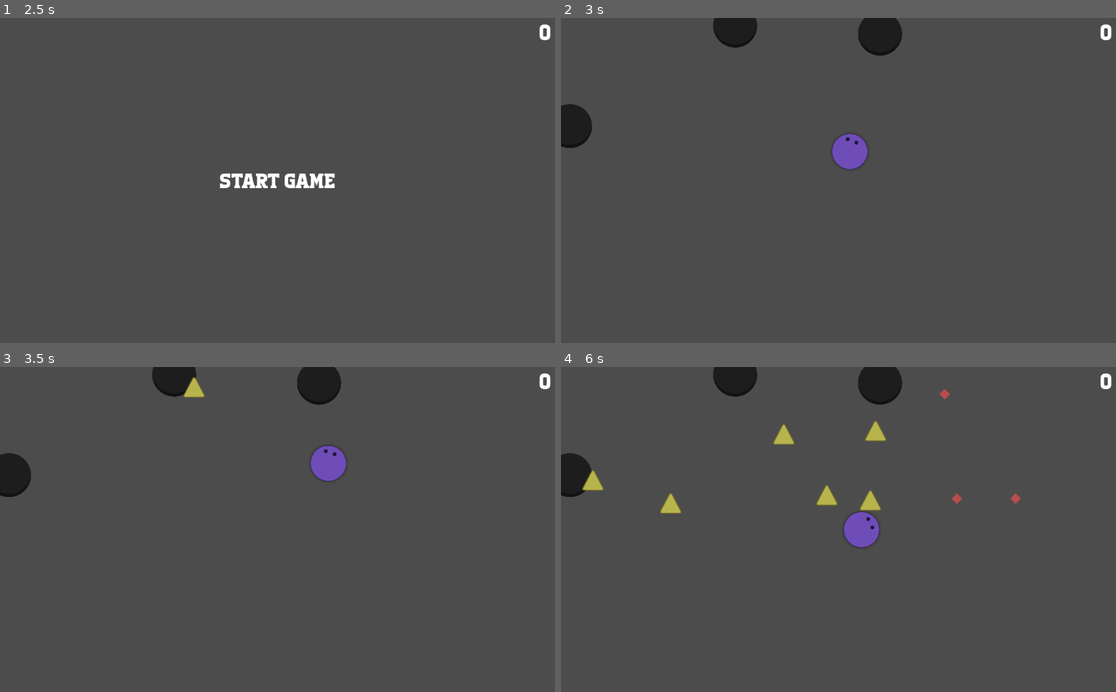
Above: before the commit, frames 1-4 (two rows, left to right).
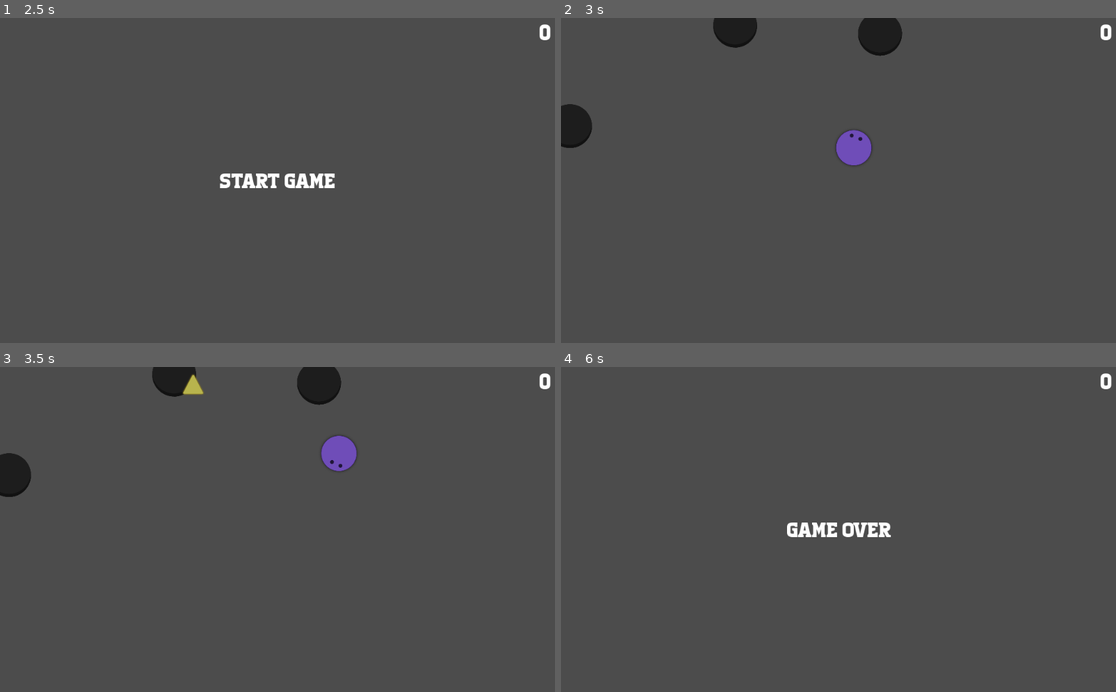
Above: after the commit, the same moments.

Repository: aldiiicastro/videojuego1
Game: Godot game, scene res://Planet/Planet.tscn
Same seed, same stepped clock (60 frames per second), same inputs: the game is played once before the commit and once after it.
Inputs (mouse positions are in pixels of both pictures, inside the frame that each line leads up to):
- Up to frame 1 (2.5 s): click "PLAY" at 0.5 s; tap Enter at 1.25 s; move the mouse to (399, 164) at 1.27 s; tap Space (space) at 1.35, 2, 2.1 s; move the mouse to (166, 196) at 2.02 s
- Up to frame 2 (3 s): move the mouse to (894, 109) at 2.77 s; tap Space (space) at 2.85 s
- Up to frame 3 (3.5 s): no input
- Up to frame 4 (6 s): move the mouse to (810, 594) at 3.52 s; tap Space (space) every 0.75 s from 3.6 to 5.85 s; move the mouse to (1005, 578) at 4.27 s; move the mouse to (672, 480) at 5.02 s; move the mouse to (866, 529) at 5.77 s

Frame 1 is identical in both runs. In frame 2, 0.3% of the frame differs, in the area x 48-57%, y 34-47%; in frame 3, 0.7%; in frame 4, 3.9%, in the area x 0-83%, y 0-56%.

Commit message:
Dash resuelto, inercia?

Diff:
--- a/Enemy/Enemy.gd
+++ b/Enemy/Enemy.gd
@@ -2,7 +2,9 @@
 var target = Vector2()
 var limit
 signal win
-var velocity
+var velocity = Vector2.ZERO
+export(float) var friction = 0.9
+export(float) var speed = 15
 
 func _ready():
 	hide()
@@ -19,9 +21,12 @@
 	$CollisionPolygon2D.set_deferred("disabled", true)
 
 func _physics_process(delta):
-	velocity = position.direction_to(target.global_position) * 100
-	if position.distance_to(target.global_position)> 5:
-		position += velocity * delta
+	velocity += position.direction_to(target.global_position).normalized() * speed
+	velocity *=friction
+	if velocity.length() < 1:
+		velocity = Vector2.ZERO
+	position += velocity * delta
+
 
 func _on_VisibilityNotifier2D_screen_exited():
 	queue_free()
--- a/Planet/Planet.tscn
+++ b/Planet/Planet.tscn
@@ -20,7 +20,7 @@
 position = Vector2( 512, 300 )
 
 [node name="Player" parent="." instance=ExtResource( 1 )]
-position = Vector2( 257.382, 291.129 )
+position = Vector2( 68.8084, 463.988 )
 collision_layer = 3
 collision_mask = 3
 
--- a/Player/Player.gd
+++ b/Player/Player.gd
@@ -21,15 +21,20 @@
 	pass
 
 func _process(delta):
-	target = get_local_mouse_position()
+	if speed == 200:
+		target = get_local_mouse_position()
 	if target.length() > 50:
 		var direccion = target.normalized()
 		position += direccion * delta * speed
 		$Image.look_at(get_global_mouse_position())
-	if Input.is_action_just_pressed("space") && !isDashing:
-		isDashing = true
-		$Time.start()
-		speed = speedDashing
+		if Input.is_action_just_pressed("space") && !isDashing:
+			dashing(delta, direccion)
+
+func dashing(delta, direcccion):
+	isDashing = true
+	$Time.start()
+	speed = speedDashing
+	position += direcccion * delta * speed
 
 func enemyTouch():
 	hide()
Not shown, added: export_presets.cfg
